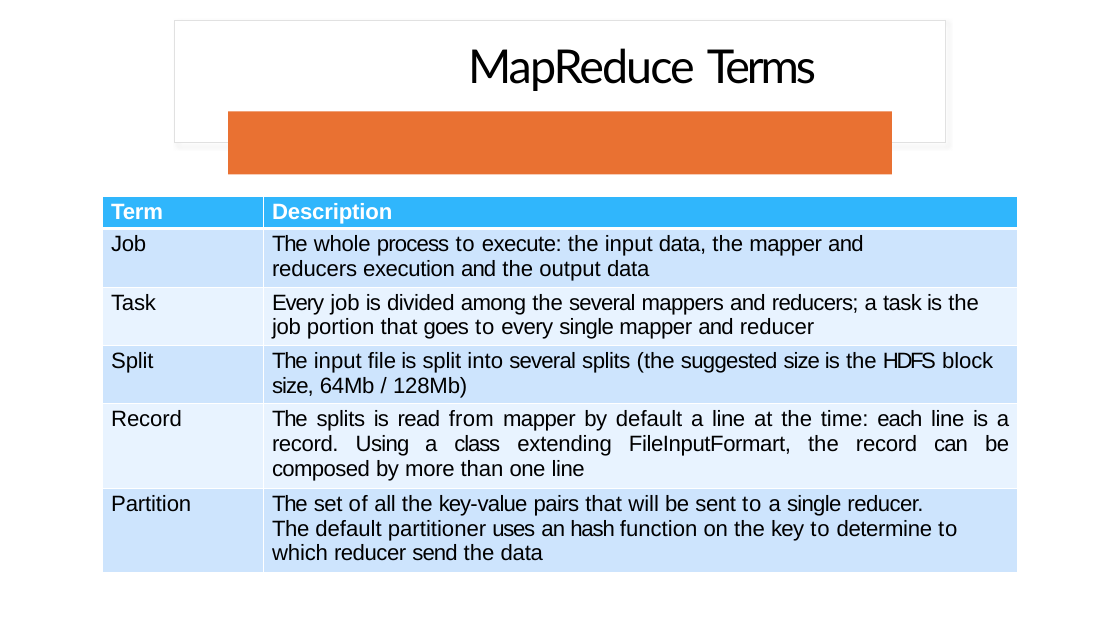
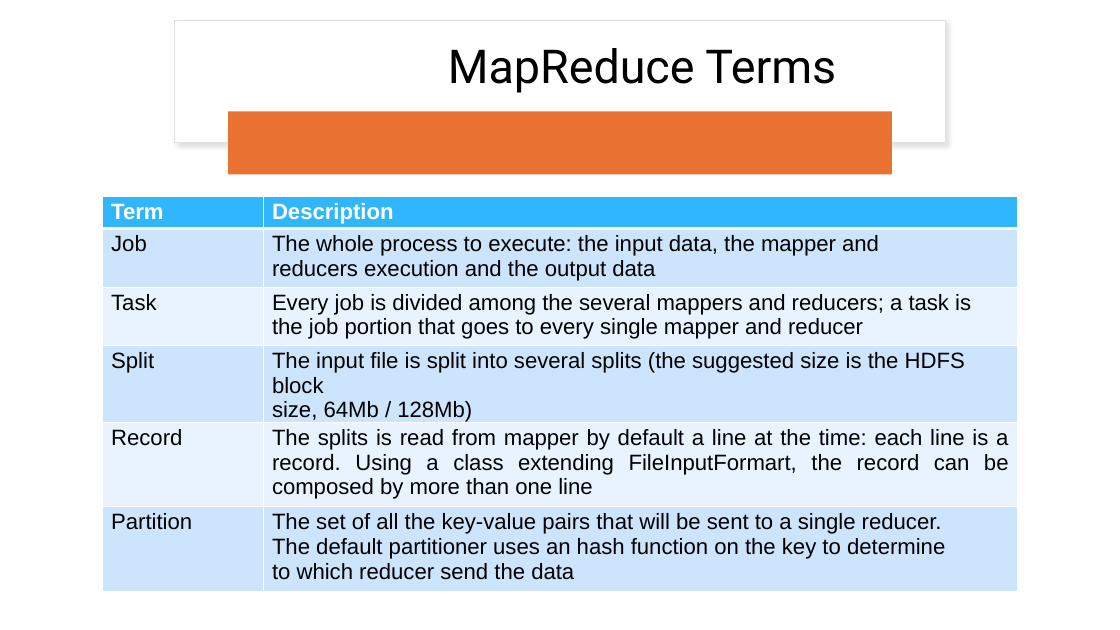
Before and after one commit to zhangyu027/UCI_Hadoop_Apache_Airflow, a slide deck: slide 30 of 02_Slides/M1_Hadoop.pptx. Drawn at 1120x630 pixels with LibreOffice and Linux fonts; fonts in the diff are those of the drawing. Boxes give left, top, right and bottom in pixels: in the first picture for what was removed or moved away, otherwise in the second. Text is boxed around its words. In the diff, an @@ line names an element or a change of style, - is before the commit and + after.

```diff
--- a/02_Slides/M1_Hadoop.pptx
+++ b/02_Slides/M1_Hadoop.pptx
@@ title "MapReduce Terms" at (448, 48, 836, 93): font Lato to Roboto; letter spacing -1.6 to 0 pt in "MapReduce"; letter spacing -2.7 to 0 pt in "Terms" @@
@@ table at (103, 197, 1017, 584) @@
@@ letter spacing -0.2 to 0 pt in "Term", "Job", "whole data", "Task" and 4 more places @@
@@ letter spacing -0.1 to 0 pt in "Description", "reducers", "job reducer", "Split" and 6 more places @@
@@ letter spacing -1.1 to 0 pt in "The", "The", "The uses" @@
@@ letter spacing -0.7 to 0 pt in "process and", "several", "several", "key-value" @@
@@ letter spacing 0.8 to 0 pt in "to", "to", "to to to" @@
@@ letter spacing -0.5 to 0 pt in "execute:", "among task every", "read be composed one", "be reducer." @@
@@ letter spacing -0.4 to 0 pt in "data, mapper", "mapper", "mapper by by", "reducer" @@
@@ letter spacing -0.6 to 0 pt in "and", "mappers and reducers; single and", "suggested", "Using" and 1 more places @@
@@ letter spacing -0.3 to 0 pt in "execution", "divided", "splits", "splits line line record. FileInputFormart, line" and 1 more places @@
@@ letter spacing -0.9 to 0 pt in "Every", "size", "hash" @@
@@ letter spacing -0.8 to 0 pt in "is is goes", "is is", "size,", "is each is can" and 1 more places @@
@@ letter spacing -1.2 to 0 pt in "a", "a a a", "a" @@
@@ letter spacing -2 to 0 pt in "HDFS" @@
@@ letter spacing -1 to 0 pt in "The class" @@
@@ letter spacing 0.2 to 0 pt in "from" @@
@@ letter spacing 0.1 to 0 pt in "at the the" @@
@@ letter spacing 0.5 to 0 pt in "of" @@
@@ less space between paragraphs @@
```
Also in this commit, not shown: 58 other slides changed, 9 other files.
